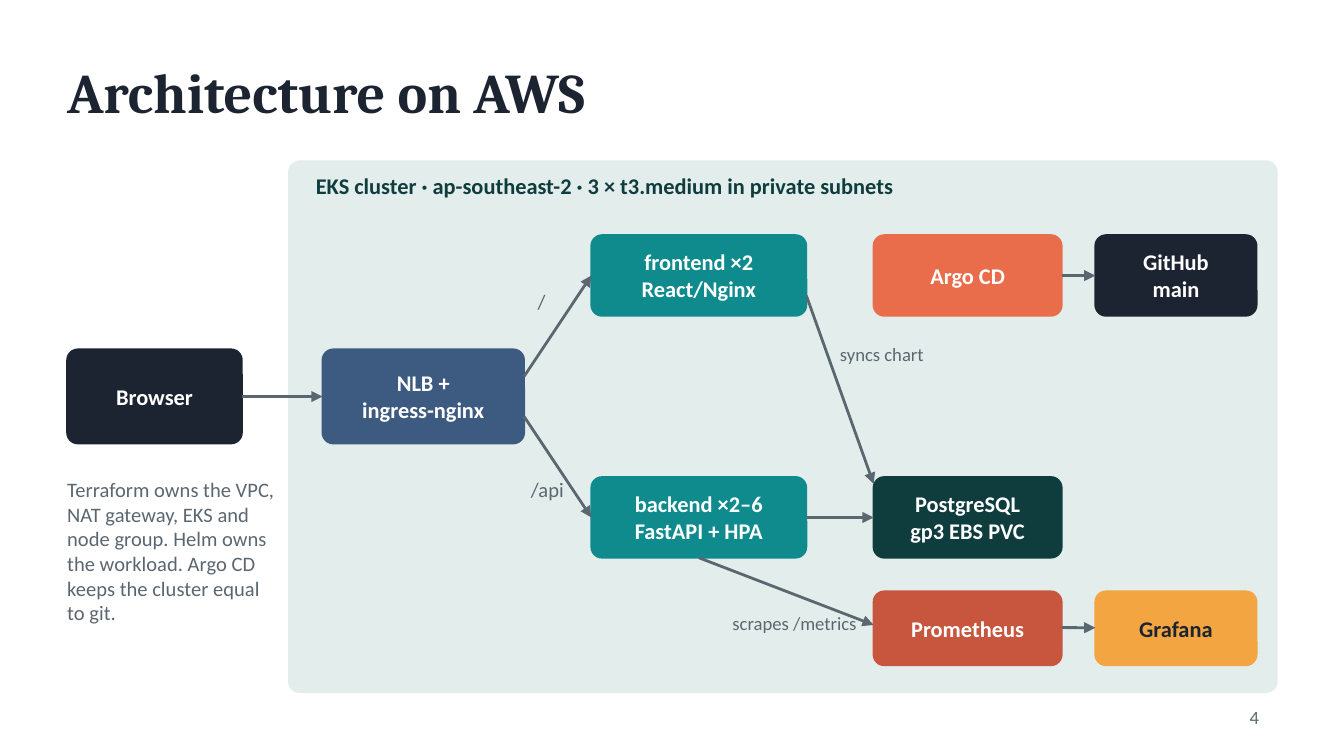
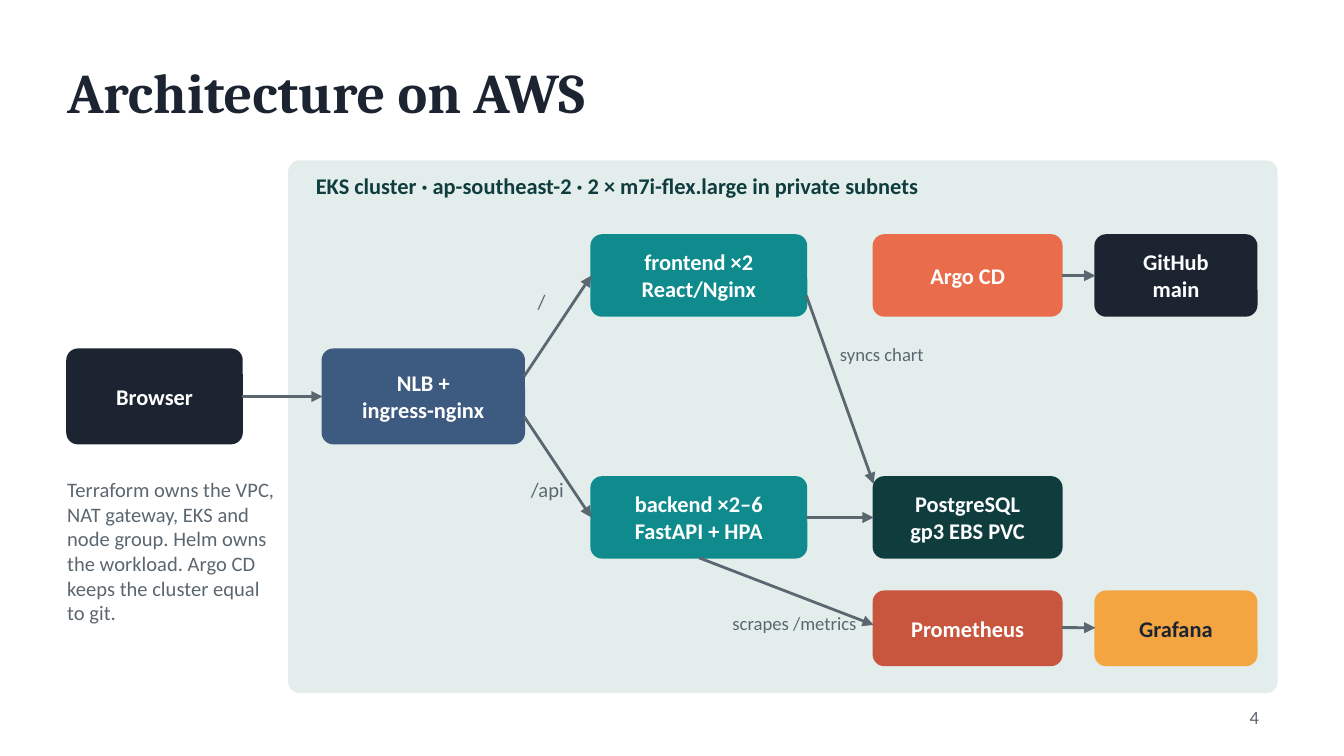
Before and after one commit to ramneek3/taskboard, a slide deck: slide 4 of demo/presentation.pptx. Drawn at 1344x756 pixels with LibreOffice and Linux fonts; fonts in the diff are those of the drawing. Boxes give left, top, right and bottom in pixels: in the first picture for what was removed or moved away, otherwise in the second. Text is boxed around its words. In the diff, an @@ line names an element or a change of style, - is before the commit and + after.

```diff
--- a/demo/presentation.pptx
+++ b/demo/presentation.pptx
@@ text at bbox=[316, 178, 918, 198]: text changed @@
-EKS cluster · ap-southeast-2 · 3 × t3.medium in private subnets
+EKS cluster · ap-southeast-2 · 2 × m7i-flex.large in private subnets
```
Also in this commit, not shown: 2 other slides changed, 2 other files.
